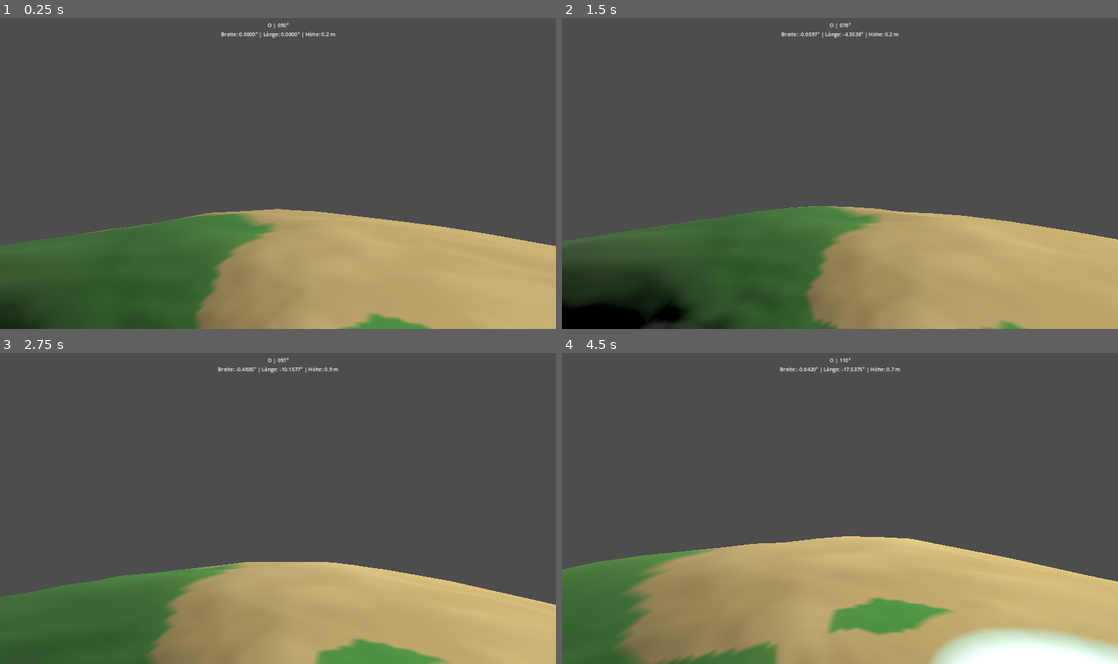
Above: before the commit, frames 1-4 (two rows, left to right).
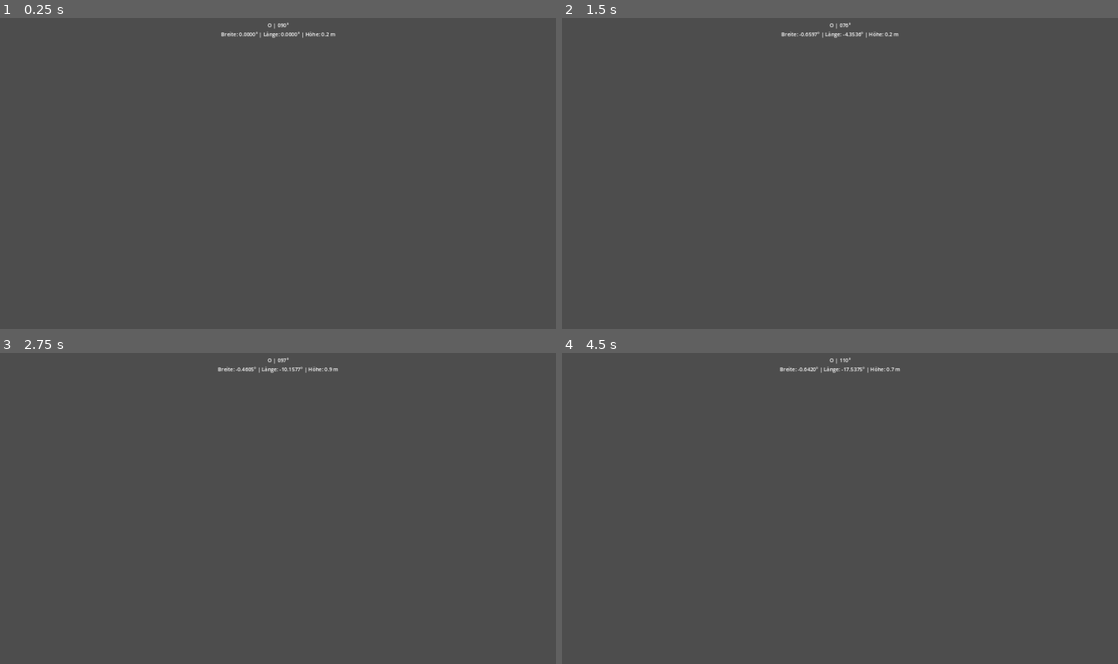
Above: after the commit, the same moments.

Repository: JojoCabana/The-Norloland
Game: Godot game, scene res://main.tscn
Two runs of this game, one before a commit and one after it. Both use one fixed random seed, a clock stepped at 60 frames per second and the inputs below.
Inputs (mouse positions are in pixels of both pictures, inside the frame that each line leads up to):
- Up to frame 1 (0.25 s): no input
- Up to frame 2 (1.5 s): tap Enter at 0.5 s; move the mouse to (867, 170) at 0.52 s; hold W from 0.53 s (still down); tap Space at 0.77 s; move the mouse to (812, 173) at 1.27 s
- Up to frame 3 (2.75 s): keep holding W; tap Space at 1.52 s; move the mouse to (289, 502) at 2.02 s
- Up to frame 4 (4.5 s): move the mouse to (834, 511) at 2.77 s; tap Space at 3.02, 3.77 s; move the mouse to (878, 511) at 3.52 s; tap Escape at 4.15 s; move the mouse to (673, 461) at 4.27 s; release W at 4.28 s; hold A from 4.28 s (still down)

The runs differ from the first frame. In frame 1, 33% of the frame differs, in the area x 0-100%, y 61-100%; in frame 2, 34%; in frame 3, 28%; in frame 4, 36%, in the area x 0-100%, y 58-100%.

Commit message:
Add third-person diagnostic camera and visible player marker to inspect sphere walking

Diff:
--- a/MiniPlanetDemo/player.gd
+++ b/MiniPlanetDemo/player.gd
@@ -10,16 +10,51 @@
 var pitch: float = 0.0
 var jump_height: float = 0.0
 var vertical_speed: float = 0.0
+var third_person: bool = true
+var chase_camera: Camera3D
+var marker: MeshInstance3D
 @onready var camera: Camera3D = $Camera3D
 @onready var planet: Node3D = get_parent().get_node("Planet")
 
 func _ready() -> void:
     _align_to_planet()
     _snap_to_surface()
+    chase_camera = Camera3D.new()
+    chase_camera.name = "ChaseCamera"
+    chase_camera.fov = 75.0
+    get_parent().add_child(chase_camera)
+    marker = MeshInstance3D.new()
+    marker.name = "PlayerMarker"
+    var body_mesh := CapsuleMesh.new()
+    body_mesh.radius = 0.4
+    body_mesh.height = 1.8
+    marker.mesh = body_mesh
+    var body_material := StandardMaterial3D.new()
+    body_material.albedo_color = Color(1.0, 0.25, 0.1)
+    marker.material_override = body_material
+    add_child(marker)
+    _update_camera()
     Input.mouse_mode = Input.MOUSE_MODE_CAPTURED
 
+func _update_camera() -> void:
+    if third_person:
+        camera.current = false
+        chase_camera.current = true
+        marker.visible = true
+        var up: Vector3 = global_position.normalized()
+        var back: Vector3 = global_transform.basis.z.normalized()
+        chase_camera.global_position = global_position + up * 3.0 + back * 9.0
+        chase_camera.look_at(global_position + up * 0.5, up)
+    else:
+        chase_camera.current = false
+        camera.current = true
+        marker.visible = false
+
 func _unhandled_input(event: InputEvent) -> void:
-    if event is InputEventKey and event.pressed and event.keycode == KEY_ESCAPE:
+    if event is InputEventKey and event.pressed and event.keycode == KEY_F5:
+        third_person = not third_person
+        _update_camera()
+    elif event is InputEventKey and event.pressed and event.keycode == KEY_ESCAPE:
         Input.mouse_mode = Input.MOUSE_MODE_VISIBLE
     elif event is InputEventMouseButton and event.pressed:
         Input.mouse_mode = Input.MOUSE_MODE_CAPTURED
@@ -63,3 +98,4 @@
         vertical_speed = 0.0
     _snap_to_surface()
     _align_to_planet()
+    _update_camera()
